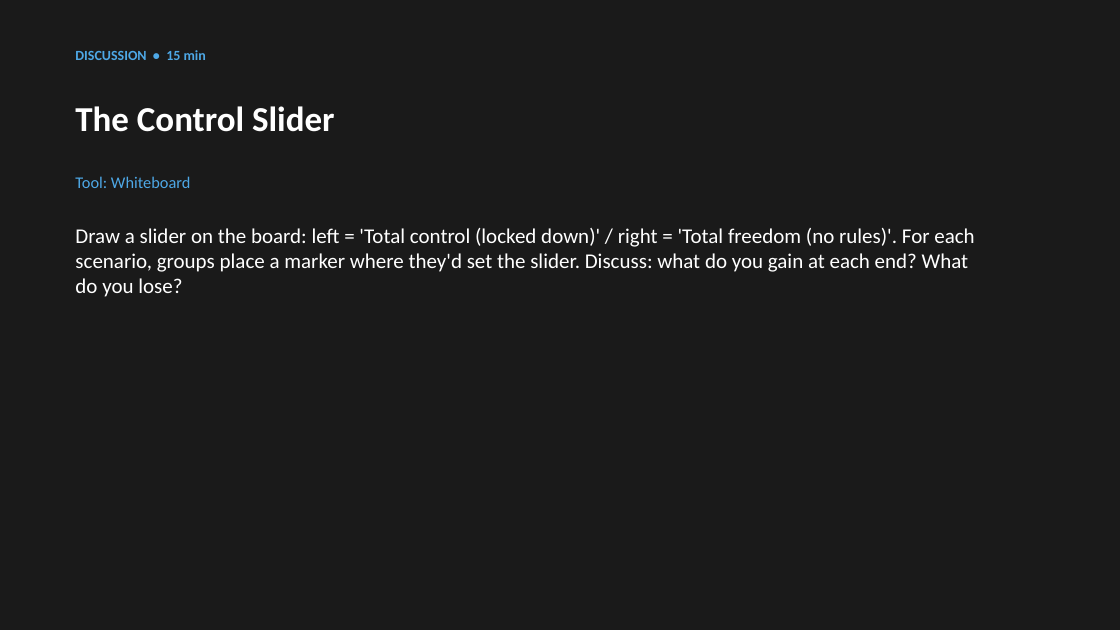
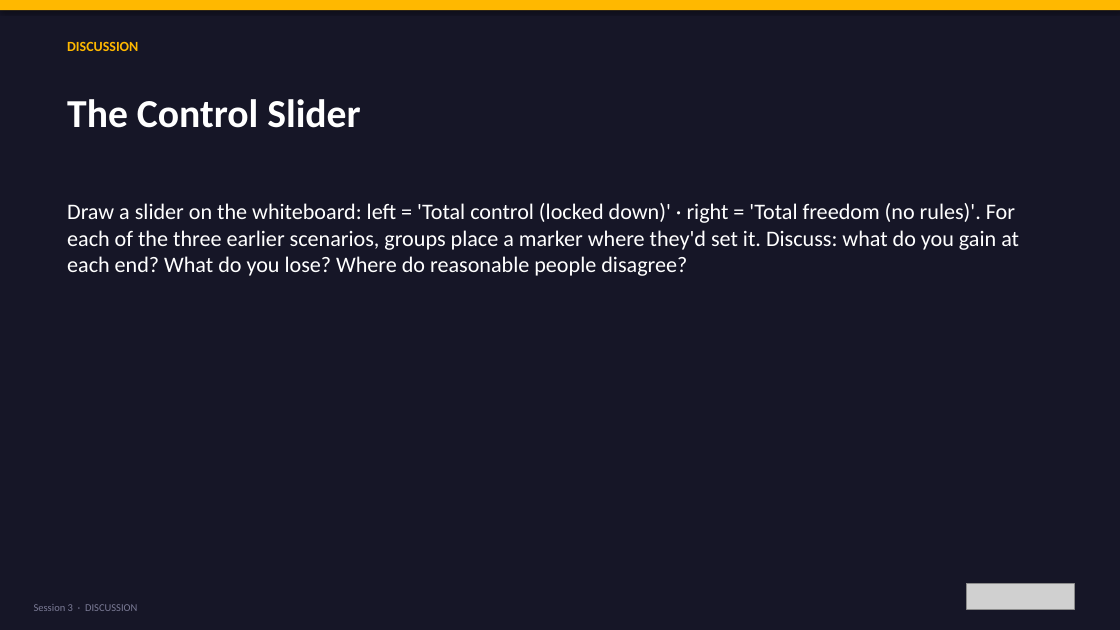
Before and after one commit to bh1ff/cpd-v2, a slide deck: slide 22 of assets/downloads/Session-3-Keeping-Young-People-Safe-Online.pptx (slide 11 before the commit). Drawn at 1120x630 pixels with LibreOffice and Linux fonts; fonts in the diff are those of the drawing; grey boxes stand for pictures. Boxes give left, top, right and bottom in pixels: in the first picture for what was removed or moved away, otherwise in the second. Text is boxed around its words. In the diff, an @@ line names an element or a change of style, - is before the commit and + after.

```diff
--- a/assets/downloads/Session-3-Keeping-Young-People-Safe-Online.pptx
+++ b/assets/downloads/Session-3-Keeping-Young-People-Safe-Online.pptx
@@ background #1A1A1A to #161627 @@
@@ rectangle added at [0,0,1120,10], fill #FFB800 @@
@@ text at [67,42,138,51]: text changed; text colour #4EA8E6 to #FFB800 @@
-DISCUSSION • 15 min
+DISCUSSION
@@ text "The Control Slider": place and size @@
-text "The Control Slider" at [75,106,334,132]
+text "The Control Slider" at [67,99,360,128]
@@ text "The Control Slider" at [67,99,360,128]: size 30 to 34 pt @@
@@ text removed at [75,176,190,188] @@
-Tool: Whiteboard
@@ text at [67,203,1019,276]: text changed; size 18 to 19 pt @@
-Draw a slider on the board: left = 'Total control (locked down)' / right = 'Total freedom (no rules)'. For each scenario, groups place a marker where they'd set the slider. Discuss: what do you gain at each end? What do you lose?
+Draw a slider on the whiteboard: left = 'Total control (locked down)' · right = 'Total freedom (no rules)'. For each of the three earlier scenarios, groups place a marker where they'd set it. Discuss: what do you gain at each end? What do you lose? Where do reasonable people disagree?
@@ picture added at [966,584,1075,609] @@
@@ text added at [34,604,137,611], 9 pt, text #7B7B96 @@
+Session 3 · DISCUSSION
```
Also in this commit, not shown: 15 other slides changed, 16 slides added, 1 slide removed, 2 other files.
